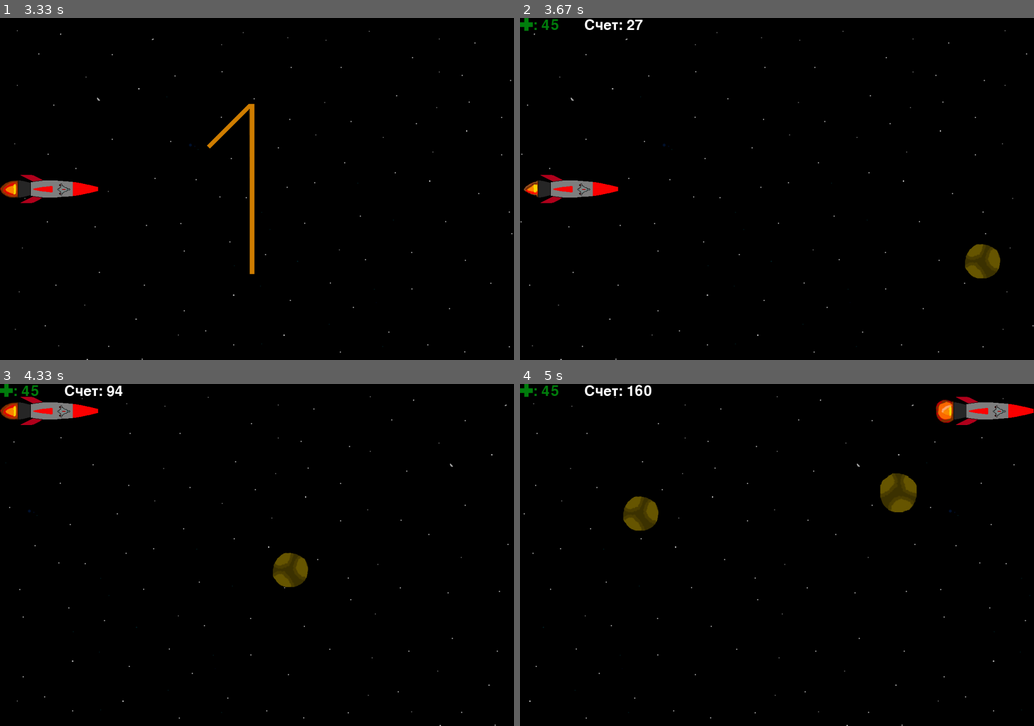
Above: before the commit, frames 1-4 (two rows, left to right).
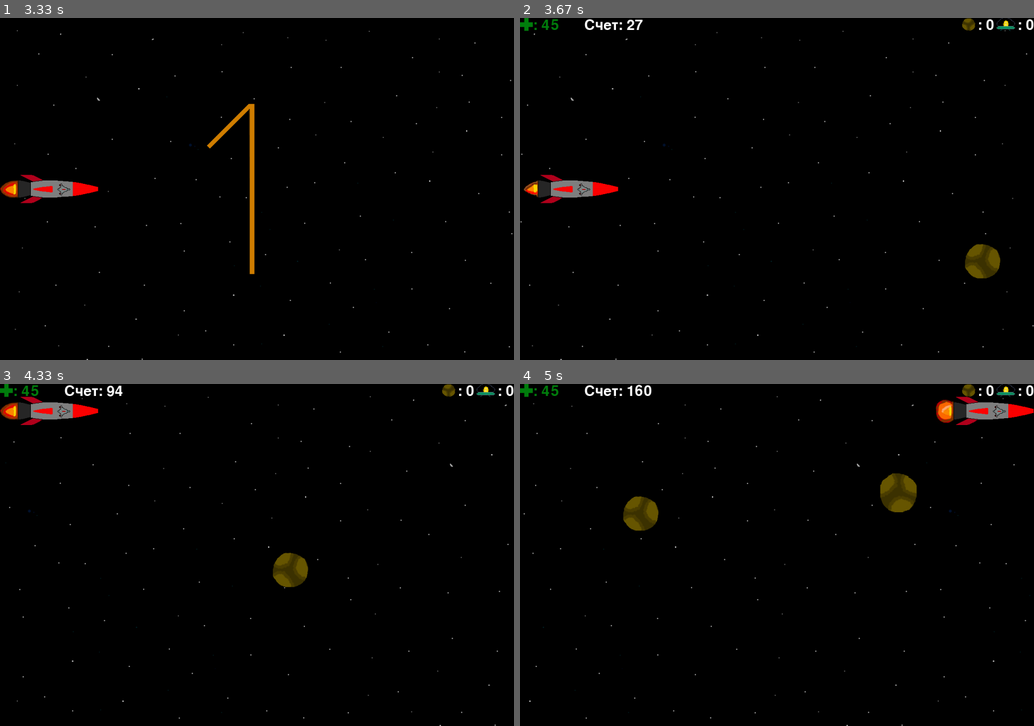
Above: after the commit, the same moments.

Repository: PismerovKir/YandexPygameProject
Game: pygame game, started from Тест прога.py
Same seed, same stepped clock (60 frames per second), same inputs: the game is played once before the commit and once after it.
Inputs (mouse positions are in pixels of both pictures, inside the frame that each line leads up to):
- Up to frame 1 (3.33 s): click (257, 147) at 0.38 s
- Up to frame 2 (3.67 s): hold Left from 3.35 s (still down)
- Up to frame 3 (4.33 s): release Left at 3.93 s; hold Up from 3.97 s (still down)
- Up to frame 4 (5 s): release Up at 4.33 s; hold Right from 4.37 s (still down)

Frame 1 is identical in both runs. In frame 2, 0.2% of the frame differs, in the area x 86-100%, y 0-4%; in frame 3, 0.2%; in frame 4, 0.2%.

Commit message:
Во время игры показывается счетчик убитых пришельцев

Diff:
--- a/Тест прога.py
+++ b/Тест прога.py
@@ -243,6 +243,7 @@
         self.prev_shot = 0
 
     def update(self):
+        global KILLEDALIENS
 
         if self.rect.right < 0:
             self.kill()
@@ -259,6 +260,7 @@
 
 
         if self.deathCounter == 0:
+            KILLEDALIENS += 1
             self.kill()
 
         if self.health < 1 and self.deathCounter < 0:
@@ -327,10 +329,10 @@
         self.rect = self.image.get_rect()
         self.rect.x = WIDTH
         if random.randint(1, 2) == 1:
-            self.rect.y = random.randrange(50, 600)
+            self.rect.y = random.randrange(0, 400)
             self.speedy = random.randint(0, 1)
         else:
-            self.rect.y = random.randrange(50, 600)
+            self.rect.y = random.randrange(400, 800)
             self.speedy = random.randint(-1, 0)
 
         # if self.speedy:
@@ -349,6 +351,7 @@
         self.deathCounter = -1
 
     def update(self):
+        global KILLEDMETEORS
         self.deathCounter -= 1
         if self.deathCounter == 32:
             self.image = self.bangimage2
@@ -363,6 +366,7 @@
         self.rect.y += self.speedy
 
         if self.deathCounter == 0:
+            KILLEDMETEORS += 1
             self.kill()
 
         if self.health < 1 and self.deathCounter < 0:
@@ -817,7 +821,7 @@
 
 def Game():
 
-    global SCORE, spaceship, MUSIC
+    global SCORE, spaceship, MUSIC, KILLEDALIENS, KILLEDMETEORS
     SCORE = 0
     runningGame = True
 
@@ -826,6 +830,9 @@
     Player.add(spaceship)
     all_sprites.add(spaceship)
     prev_alien = 0
+
+    killedAliens = load_image('killedAliensCounter.png')
+    killedMeteors = load_image('killedMeteorsCounter.png')
 
 
     background = load_image('fon3.png')
@@ -963,6 +970,7 @@
         if background_rect2.right == 0:
             background_rect2.x = WIDTH
 
+        #TODO ускорение заднего фона тоже сделать
         background_rect.x -= 4
         background_rect2.x -= 4
 
@@ -986,6 +994,18 @@
         cur_health = font.render(f": {spaceship.health}", True, (0, 127, 14))
         screen.blit(health, (0, 0))
         screen.blit(cur_health, (30, 0))
+
+        #TODO Белый цвет счетчика не очень, надо поменять
+        killedAlienstext = font.render(f": {KILLEDALIENS}", True, (255, 255, 255))
+        screen.blit(killedAlienstext, (1200 - killedAlienstext.get_width(), 0))
+        screen.blit(killedAliens, (1200 - killedAlienstext.get_width() - killedAliens.get_width() - 5, 0))
+
+        killedMeteorstext = font.render(f": {KILLEDMETEORS}", True, (255, 255, 255))
+        screen.blit(killedMeteorstext,
+                    (1200 - killedAlienstext.get_width() - killedAliens.get_width() - killedMeteorstext.get_width() - 10, 0))
+        screen.blit(killedMeteors, (
+        1200 - killedAlienstext.get_width() - killedAliens.get_width() - killedMeteorstext.get_width() - killedMeteors.get_width() - 15,
+        0))
 
         pygame.display.flip()
 
@@ -1041,6 +1061,8 @@
 enemy = pygame.sprite.Group()
 aliens = pygame.sprite.Group()
 meteors = pygame.sprite.Group()
+KILLEDALIENS = 0
+KILLEDMETEORS = 0
 
 
 
Renamed: data/killedAlinesCounter.png -> data/killedAliensCounter.png
